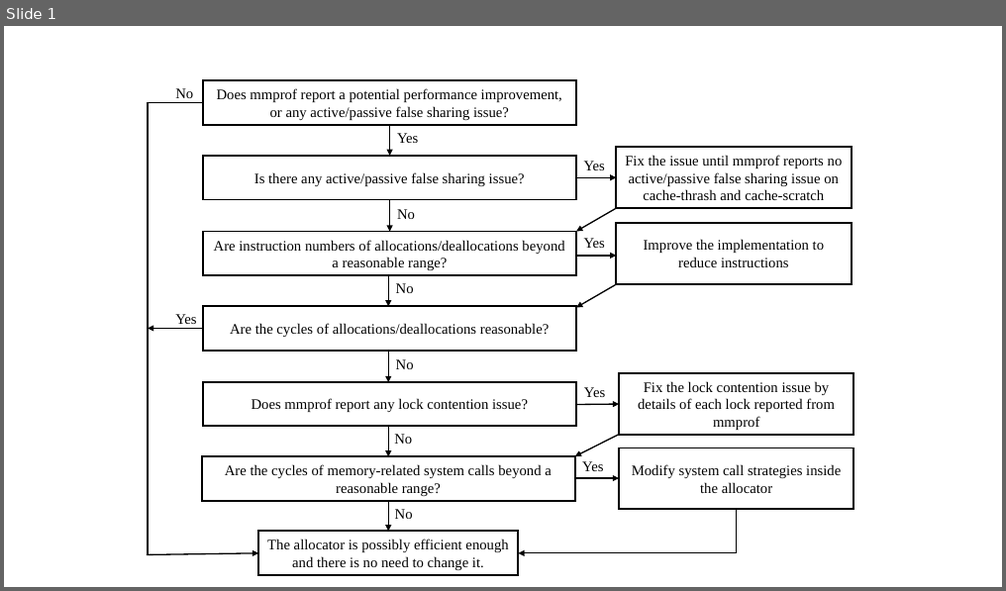
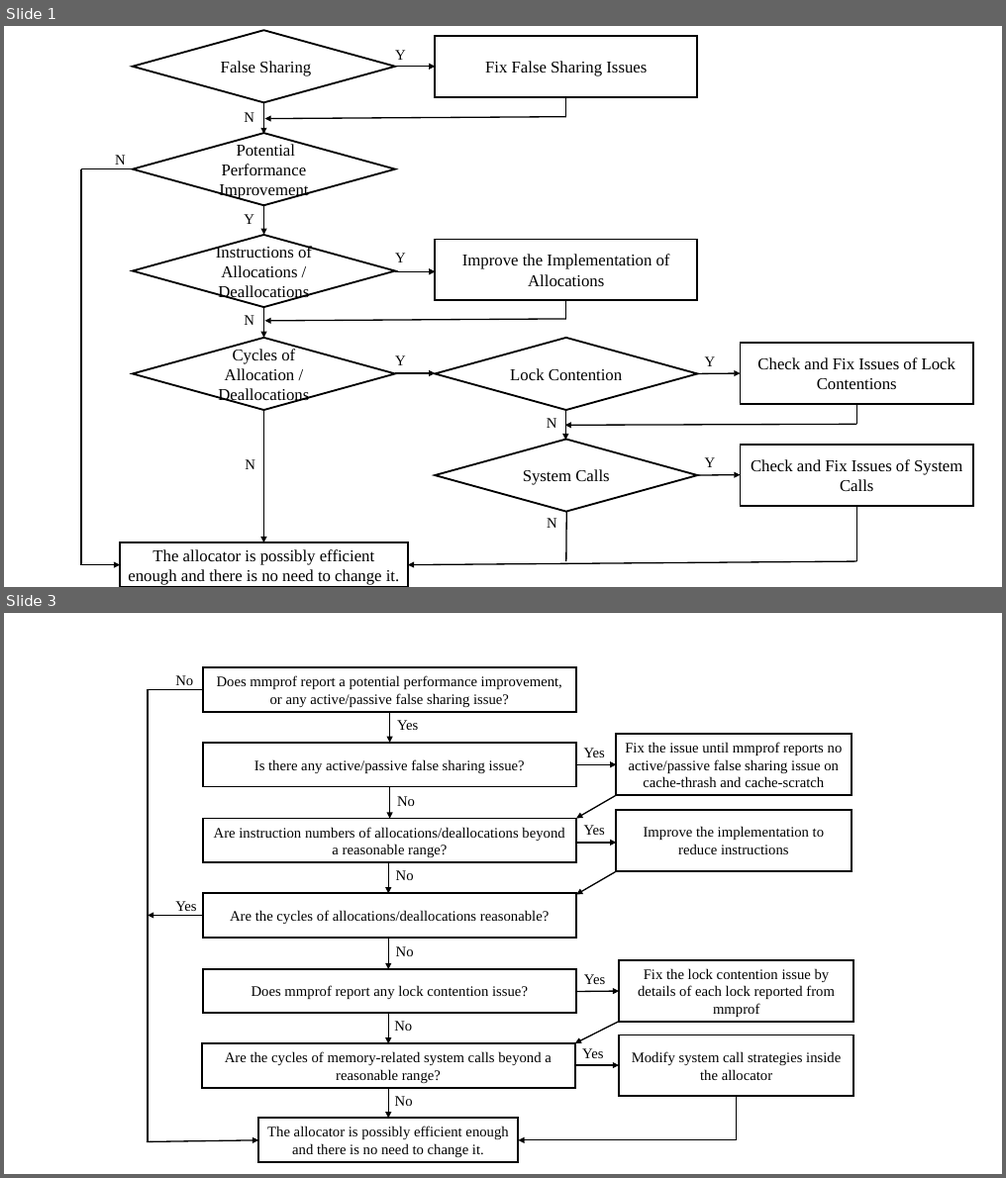
Before and after one commit to UTSASRG/MemPerf-Pro, a slide deck: paper/figures/workflow.pptx. Shown one above the other, each under a label of ours: slide 1 before the commit, slides 1 and 3 after it; the slides between them are not shown. The pictures are 1006x591 and 1006x1178 pixels, drawn with LibreOffice and Linux fonts; fonts in the diff are those of the drawing. Boxes give left, top, right and bottom in pixels: in the first picture for what was removed or moved away, otherwise in the second. Text is boxed around its words. In the diff, an @@ line names an element or a change of style, - is before the commit and + after.

```diff
--- a/paper/figures/workflow.pptx
+++ b/paper/figures/workflow.pptx
@@ slide 1 added at (4,26,1002,587), background #FFFFFF @@
@@ group added at (81,31,974,587): 15 arrows, 12 texts, 7 lines, 6 diamonds, 5 rectangles @@
+The allocator is possibly efficient enough and there is no need to change it.
+Improve the Implementation of Allocations
+N
+Fix False Sharing Issues
+Check and Fix Issues of Lock Contentions
+N
+Y
+False Sharing
+Potential Performance Improvement
+Instructions of Allocations / Deallocations
+Cycles of Allocation / Deallocations
+Y
+N
+Lock Contention
+System Calls
+N
+Check and Fix Issues of System Calls
+Y
+Y
+Y
+Y
+N
+N
@@ what was slide 1 is now slide 3 @@
```
Also in this commit, not shown: 1 other slide added, 1 other file.
